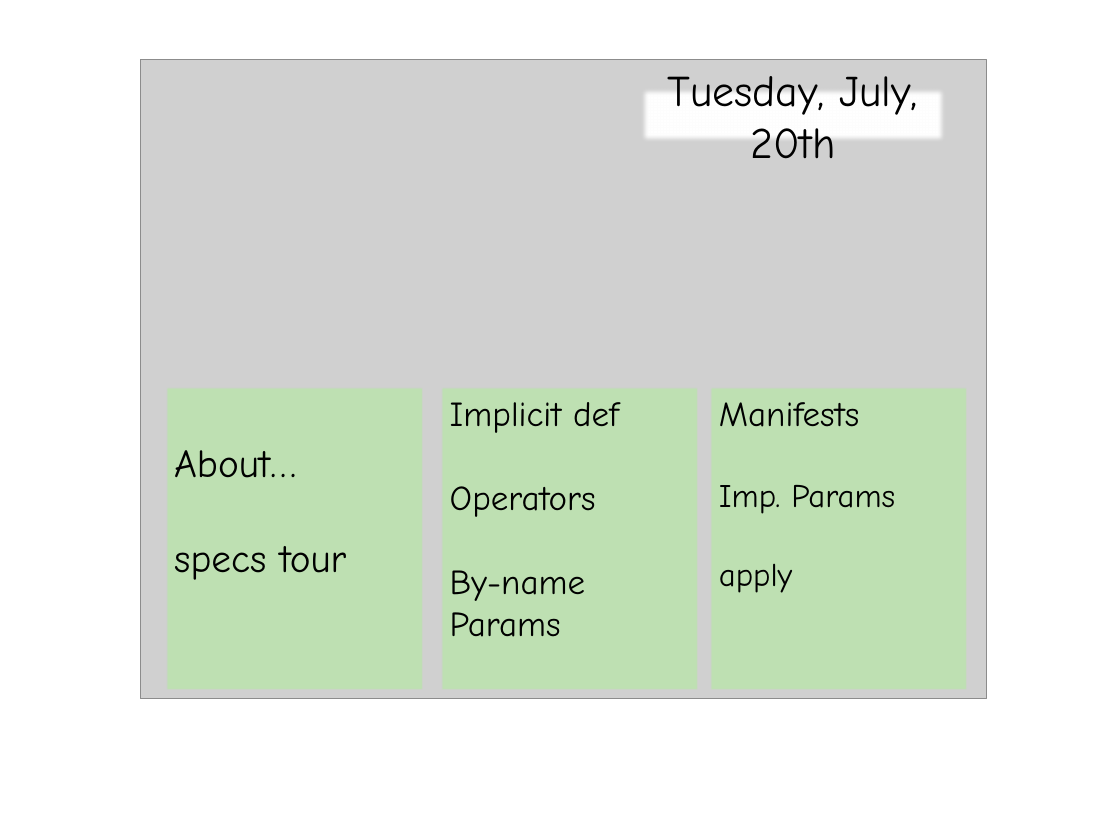
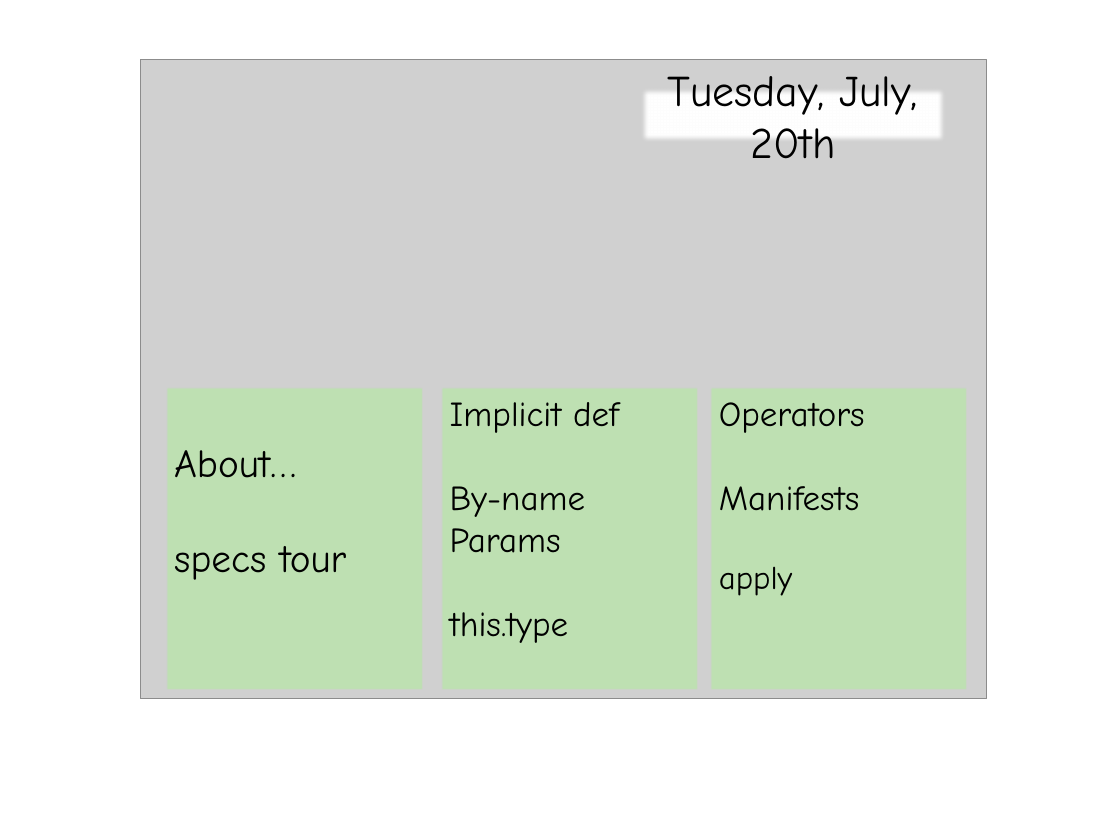
Before and after one commit to etorreborre/oscon-2010, a slide deck: slide 2 of src/main/resources/oscon_2010_specs.pptx. Drawn at 1120x840 pixels with LibreOffice and Linux fonts; fonts in the diff are those of the drawing; grey boxes stand for pictures; background and template pictures are left out. Boxes give left, top, right and bottom in pixels: in the first picture for what was removed or moved away, otherwise in the second. Text is boxed around its words. In the diff, an @@ line names an element or a change of style, - is before the commit and + after.

```diff
--- a/src/main/resources/oscon_2010_specs.pptx
+++ b/src/main/resources/oscon_2010_specs.pptx
@@ text in rectangle at (x1=719, y1=402, x2=865, y2=433): paragraph added @@
+Operators
@@ text in rectangle at (x1=450, y1=486, x2=596, y2=517): paragraph removed @@
-Operators
@@ text in rectangle at (x1=719, y1=485, x2=895, y2=514): paragraph removed @@
-Imp. Params
@@ text in rectangle at (x1=450, y1=612, x2=568, y2=643): paragraph added @@
+this.type
```
Also in this commit, not shown: 5 slides added, 2 other files.
